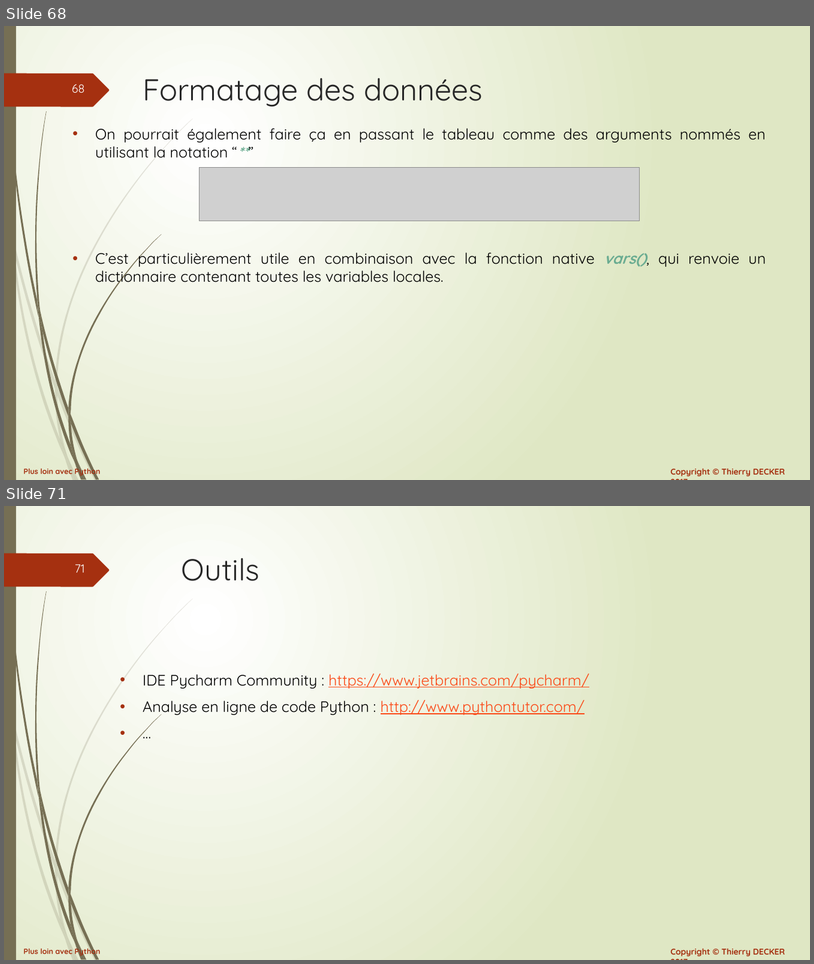
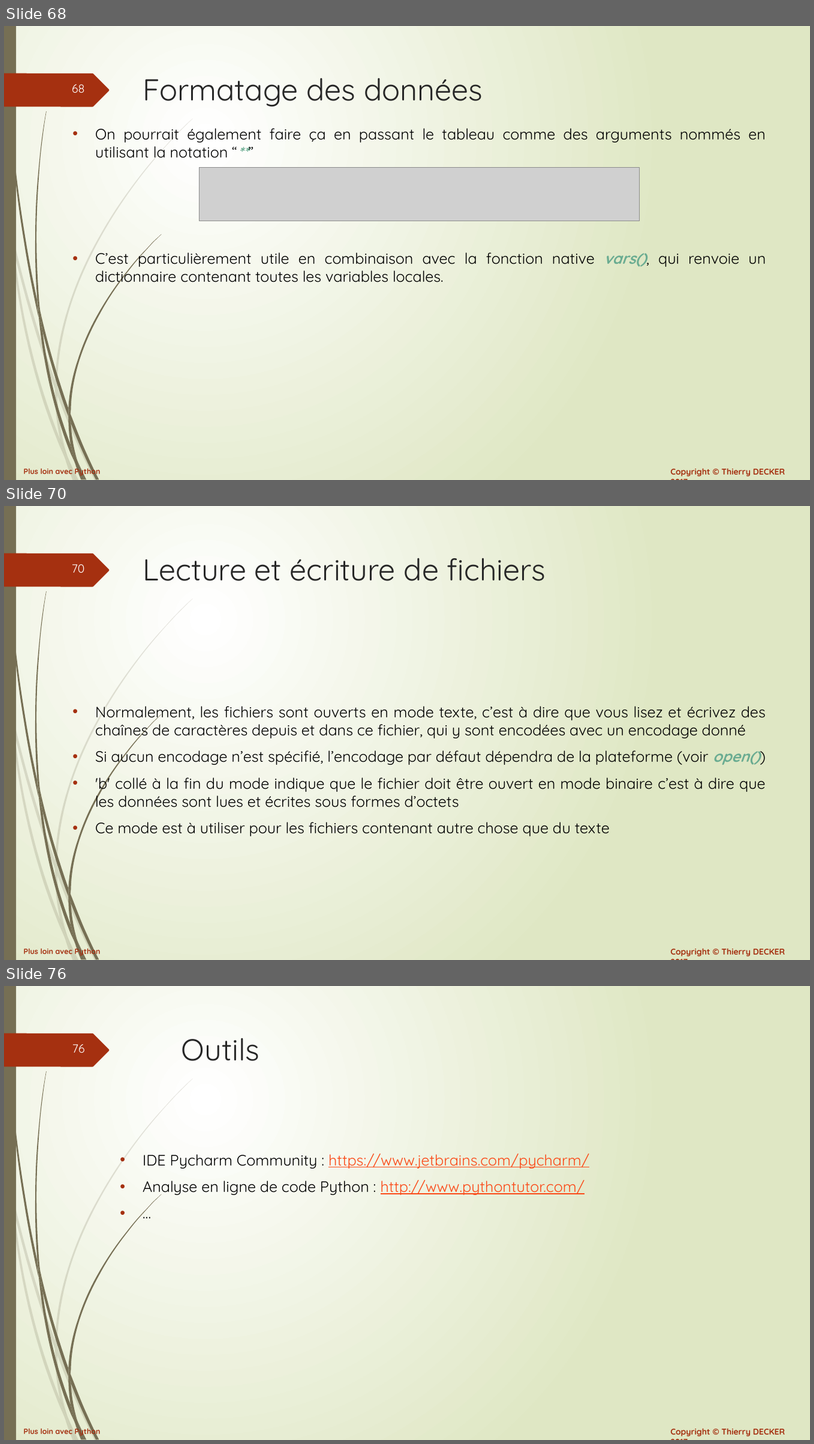
Before and after one commit to VikmanTheRacoon/learning-python, a slide deck: documentations/python-102.pptx. Shown one above the other, each under a label of ours: slides 68 and 71 before the commit, slides 68, 70 and 76 after it; the slides between them are not shown. The pictures are 814x964 and 814x1444 pixels, drawn with LibreOffice and Linux fonts; fonts in the diff are those of the drawing; grey boxes stand for pictures. Boxes give left, top, right and bottom in pixels: in the first picture for what was removed or moved away, otherwise in the second. Text is boxed around its words. In the diff, an @@ line names an element or a change of style, - is before the commit and + after.

```diff
--- a/documentations/python-102.pptx
+++ b/documentations/python-102.pptx
@@ slide 70 added at (x1=4, y1=506, x2=810, y2=960), background gradient #FFFFFF to #DFE8C4; not listed: 27 template elements that a slide beside it also shows @@
@@ title added at (x1=143, y1=558, x2=546, y2=581), 36 pt, text #262626 @@
+Lecture et écriture de fichiers
@@ text added at (x1=95, y1=706, x2=766, y2=836), 18 pt, text #000000 @@
+• Normalement, les fichiers sont ouverts en mode texte, c’est à dire que vous lisez et écrivez des chaînes de caractères depuis et dans ce fichier, qui y sont encodées avec un encodage donné
+• Si aucun encodage n’est spécifié, l’encodage par défaut dépendra de la plateforme (voir open())
+• 'b' collé à la fin du mode indique que le fichier doit être ouvert en mode binaire c’est à dire que les données sont lues et écrites sous formes d’octets
+• Ce mode est à utiliser pour les fichiers contenant autre chose que du texte
@@ what was slide 71 is now slide 76 @@
@@ page number at (x1=72, y1=1044, x2=85, y2=1053): text changed @@
-71
+76
```
Also in this commit, not shown: 2 slides changed, 4 other slides added, 1 other file.
